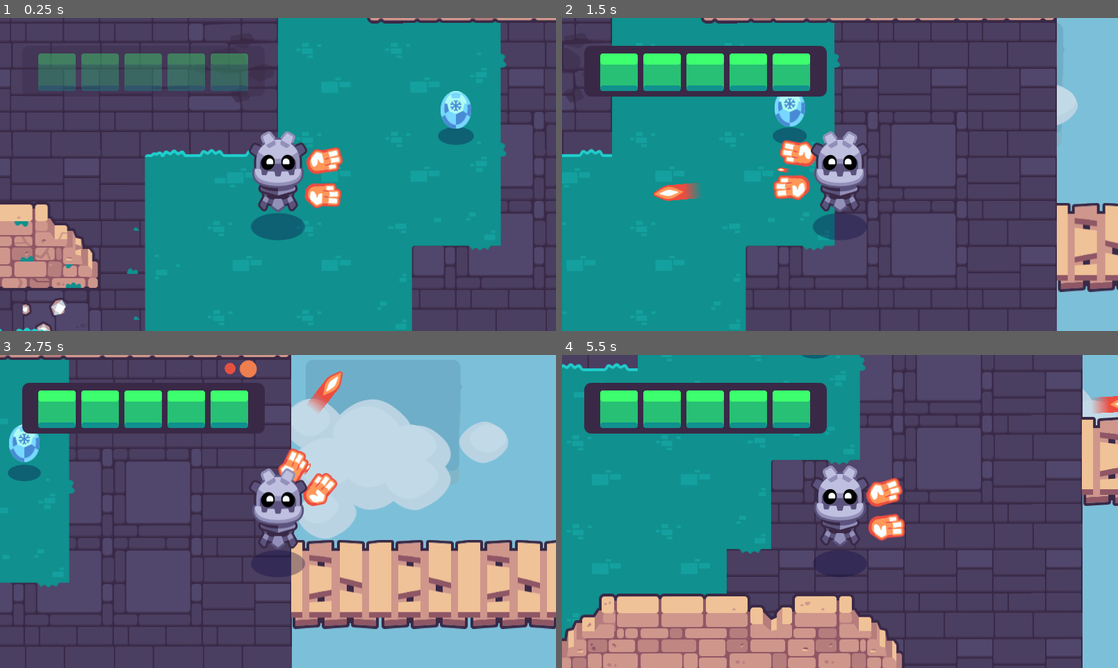
Above: before the commit, frames 1-4 (two rows, left to right).
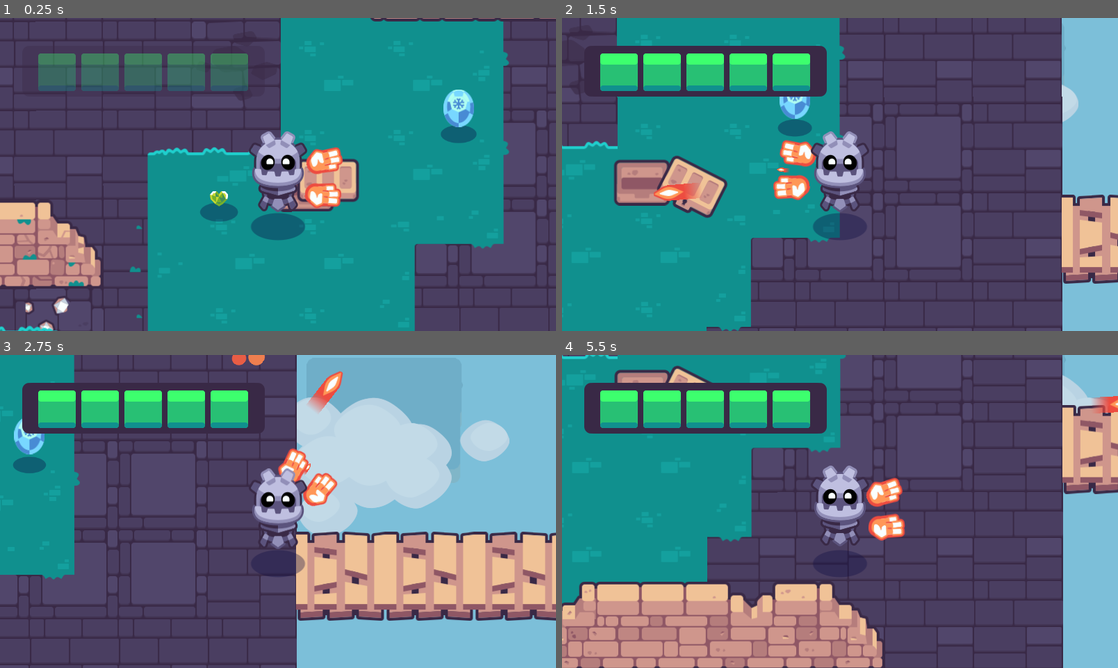
Above: after the commit, the same moments.

Repository: Yujing14/2d-GameDev-Course
Game: Godot game, scene res://completed_project.tscn
The game is run twice, just before and just after one commit, with the same random seed, the same clock (stepped at 60 frames per second) and the same inputs. Sound files missing from this copy of the repository are replaced by a short silence.
Inputs (mouse positions are in pixels of both pictures, inside the frame that each line leads up to):
- Up to frame 1 (0.25 s): no input
- Up to frame 2 (1.5 s): tap Enter at 0.5 s; move the mouse to (962, 158) at 0.52 s; hold D (move_right) 0.53-1.25 s; hold Mouse wheel down (cycle_weapon_down) 0.53-1.25 s; click (962, 158) at 0.67 s; drag from (728, 190) to (812, 115) at 1.27 s
- Up to frame 3 (2.75 s): move the mouse to (333, 442) at 2.02 s; press the mouse at (333, 442) at 2.03 s; hold D (move_right) from 2.03 s (still down)
- Up to frame 4 (5.5 s): release D (move_right) at 2.75 s; release the mouse at (895, 442) at 2.75 s; drag from (812, 574) to (745, 370) at 2.77 s; move the mouse to (1006, 558) at 3.52 s; hold A (move_left) 3.53-4.25 s; hold Mouse wheel up (cycle_weapon_up) 3.53-4.25 s; drag from (673, 464) to (840, 539) at 4.27 s; move the mouse to (867, 511) at 5.02 s; hold S (move_down) from 5.03 s (still down); hold Mouse wheel down (cycle_weapon_down) from 5.03 s (still down); click (867, 511) at 5.17 s

The runs differ from the first frame. In frame 1, 9.9% of the frame differs, in the area x 0-100%, y 0-100%; in frame 2, 15%; in frame 3, 18%; in frame 4, 25%.

Commit message:
Add Chest and finish game

Diff:
--- a/02.getting-to-know-godot/levels/rooms/chests/chest.gd
+++ b/02.getting-to-know-godot/levels/rooms/chests/chest.gd
@@ -11,6 +11,7 @@
 
 func loot() -> void:
 	_animation_player.play("open")
+	create_pickup()
 
 
 func create_pickup() -> void:
--- a/02.getting-to-know-godot/levels/rooms/room_a.tscn
+++ b/02.getting-to-know-godot/levels/rooms/room_a.tscn
@@ -1,6 +1,7 @@
-[gd_scene load_steps=2 format=3 uid="uid://cu2rb5dl4ljte"]
+[gd_scene load_steps=3 format=3 uid="uid://cu2rb5dl4ljte"]
 
 [ext_resource type="PackedScene" uid="uid://bupkynq73ufaa" path="res://levels/base_room.tscn" id="1_plgur"]
+[ext_resource type="PackedScene" uid="uid://cl1xkaij81jjs" path="res://levels/rooms/chests/chest.tscn" id="2_pf1ug"]
 
 [node name="RoomA" instance=ExtResource("1_plgur")]
 rotation = -0.00114604
@@ -13,3 +14,6 @@
 
 [node name="InvisibleWalls" parent="." index="1"]
 layer_0/tile_data = PackedInt32Array(-65532, 0, 0, -65529, 0, 0, -65528, 0, 0, -65527, 0, 0, 11, 0, 0, 65547, 0, 0, 131 …(723 unchanged characters)…
+
+[node name="Chest" parent="." index="2" instance=ExtResource("2_pf1ug")]
+position = Vector2(803.446, 483.921)
Not shown, changed: 02.getting-to-know-godot/godot_tours.log-VUP1RL
